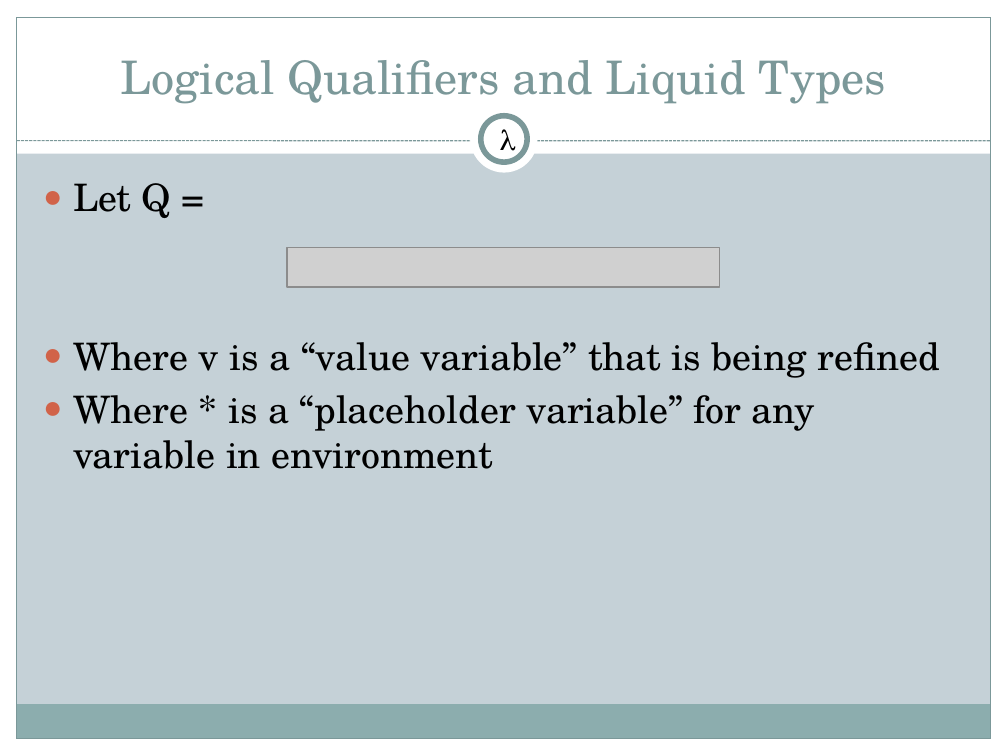
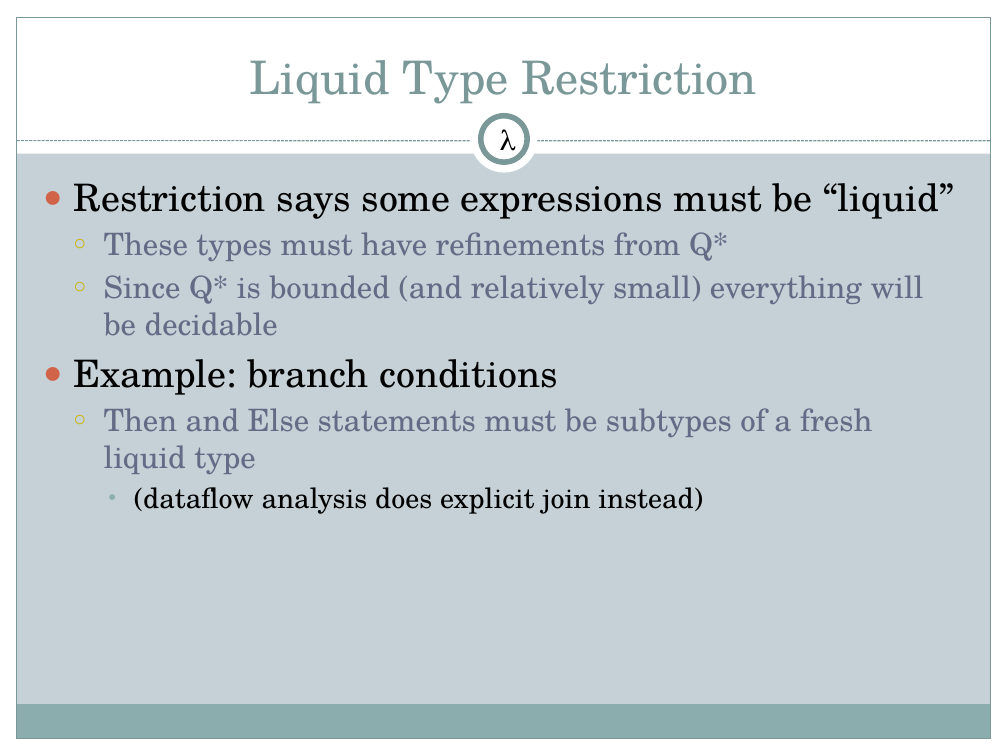
Before and after one commit to 2016rshah/CS395T, a slide deck: slide 21 of liquid-types.pptx (slide 6 before the commit). Drawn at 1008x756 pixels with LibreOffice and Linux fonts; fonts in the diff are those of the drawing; grey boxes stand for pictures. Boxes give left, top, right and bottom in pixels: in the first picture for what was removed or moved away, otherwise in the second. Text is boxed around its words. In the diff, an @@ line names an element or a change of style, - is before the commit and + after.

```diff
--- a/liquid-types.pptx
+++ b/liquid-types.pptx
@@ title at <box>250,60,757,104</box>: text changed @@
-Logical Qualifiers and Liquid Types
+Liquid Type Restriction
@@ text at <box>73,183,954,514</box>: text changed; size 27 to 22 pt; text colour #000000 to #646B86 @@
-● Let Q =
-● Where v is a “value variable” that is being refined
-● Where * is a “placeholder variable” for any variable in environment
+● Restriction says some expressions must be “liquid”
+  ○ These types must have refinements from Q*
+  ○ Since Q* is bounded (and relatively small) everything will be decidable
+● Example: branch conditions
+  ○ Then and Else statements must be subtypes of a fresh liquid type
+    • (dataflow analysis does explicit join instead)
@@ picture removed at <box>287,248,720,287</box> @@
```
Also in this commit, not shown: 5 other slides changed, 30 slides added, 1 slide removed, 2 other files.
